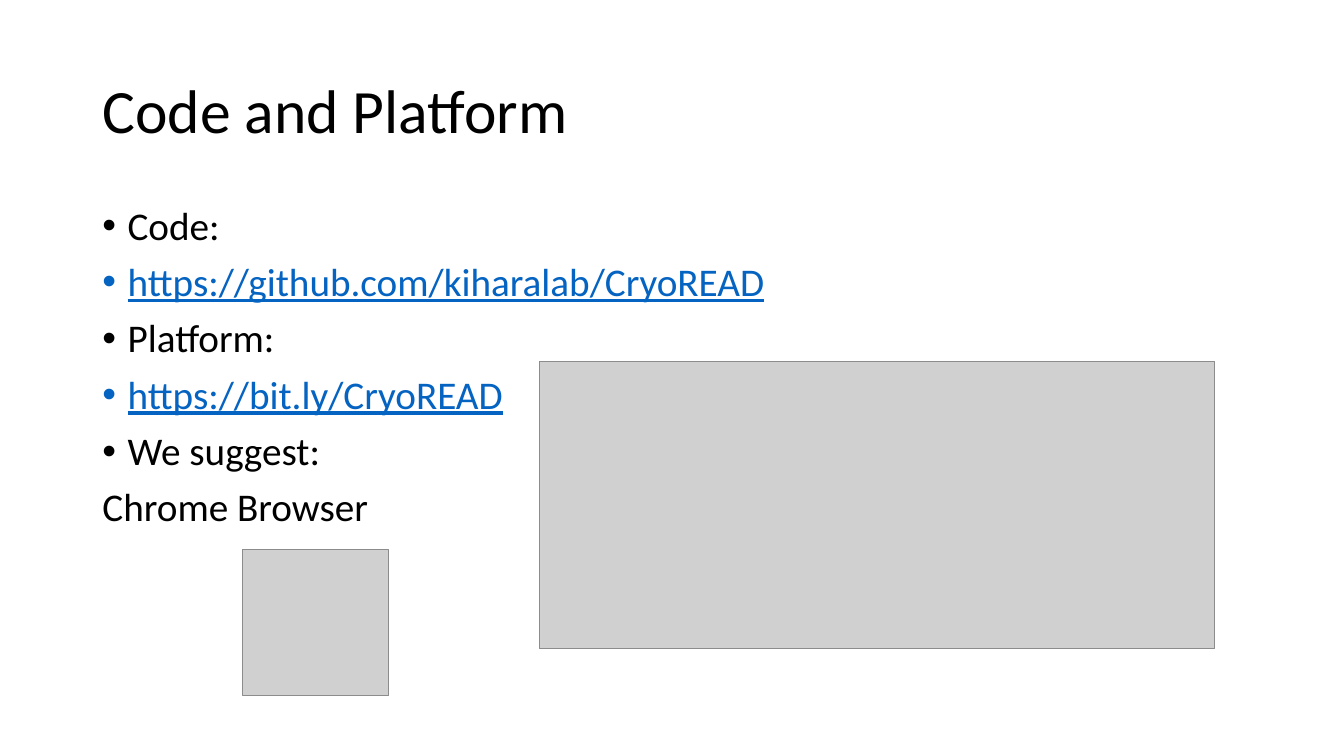
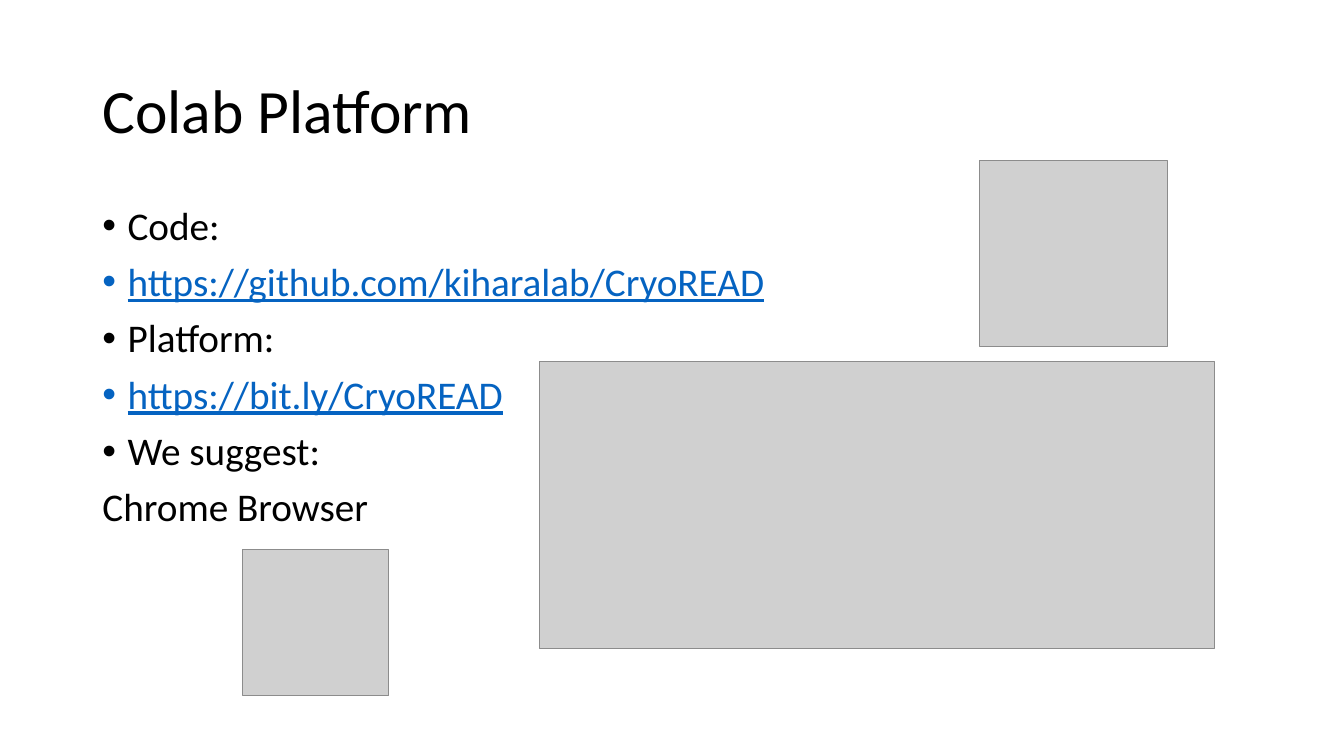
Before and after one commit to kiharalab/CryoREAD, a slide deck: slide 9 of CryoREAD_tutorial.pptx (slide 2 before the commit). Drawn at 1344x756 pixels with LibreOffice and Linux fonts; fonts in the diff are those of the drawing; grey boxes stand for pictures. Boxes give left, top, right and bottom in pixels: in the first picture for what was removed or moved away, otherwise in the second. Text is boxed around its words. In the diff, an @@ line names an element or a change of style, - is before the commit and + after.

```diff
--- a/CryoREAD_tutorial.pptx
+++ b/CryoREAD_tutorial.pptx
@@ title at <box>102,90,472,134</box>: text changed @@
-Code and Platform
+Colab Platform
@@ picture added at <box>980,161,1168,347</box> @@
```
Also in this commit, not shown: 6 other slides changed, 7 slides added, 1 slide removed.
